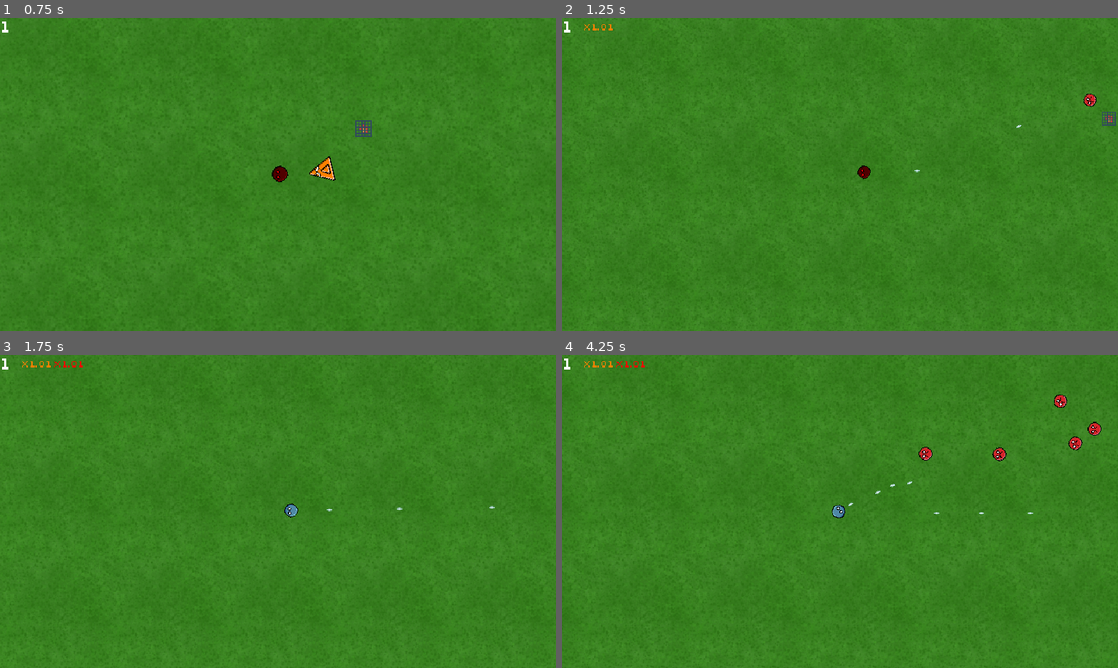
Above: before the commit, frames 1-4 (two rows, left to right).
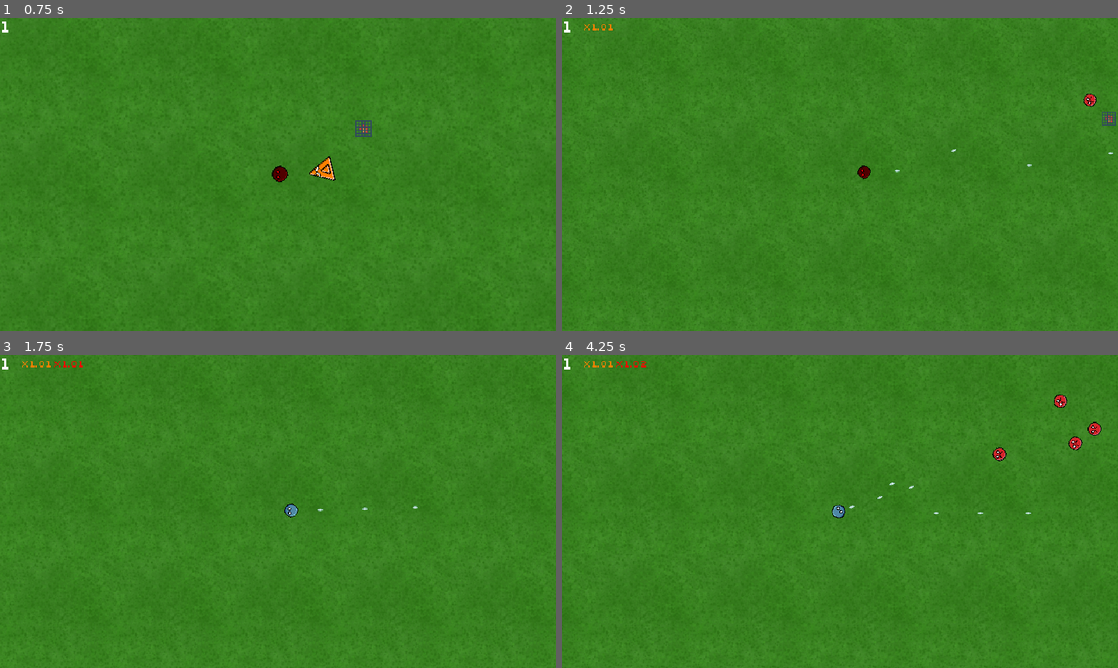
Above: after the commit, the same moments.

Repository: veprogames/top-down-incremental
Game: Godot game, scene res://level/level.tscn
Two runs of this game, one before a commit and one after it. Both use one fixed random seed, a clock stepped at 60 frames per second and the inputs below.
Inputs (mouse positions are in pixels of both pictures, inside the frame that each line leads up to):
- Up to frame 1 (0.75 s): move the mouse to (305, 174) at 0.52 s
- Up to frame 2 (1.25 s): no input
- Up to frame 3 (1.75 s): move the mouse to (250, 511) at 1.27 s
- Up to frame 4 (4.25 s): move the mouse to (851, 505) at 2.02 s; move the mouse to (834, 517) at 2.77 s; move the mouse to (878, 514) at 3.52 s

Frame 1 is identical in both runs. In frame 2, less than 0.1% of the frame differs, in the area x 59-100%, y 34-50%; in frame 3, less than 0.1%; in frame 4, 0.2%, in the area x 14-85%, y 2-51%.

Commit message:
player: homing bullets

Diff:
--- a/bullet/player/bullet_player.gd
+++ b/bullet/player/bullet_player.gd
@@ -1,10 +1,22 @@
 class_name BulletPlayer
 extends Bullet
 
+const HOMING: float = PI
+
 @export var damage: float = 1.0
+
+var target_enemy: Enemy
 
 
 func _process(delta: float) -> void:
 	super._process(delta)
 
 	animated_sprite.modulate.a = min(1.0, 2.0 * (1.0 - travelled))
+
+
+func _physics_process(delta: float) -> void:
+	super._physics_process(delta)
+
+	if is_instance_valid(target_enemy):
+		var target_rotation: float = (target_enemy.global_position - global_position).angle()
+		rotation = rotate_toward(rotation, target_rotation, HOMING * delta)
--- a/bullet/player/bullet_pod_player.gd
+++ b/bullet/player/bullet_pod_player.gd
@@ -11,5 +11,5 @@
 func create_bullet() -> BulletPlayer:
 	var bullet: BulletPlayer = super.create_bullet() as BulletPlayer
 	bullet.damage = player.player_damage.get_damage()
-	bullet.base_speed = player.velocity.length() + 100
+	bullet.base_speed = player.velocity.length() * 0.25 + 100
 	return bullet
--- a/player/player.gd
+++ b/player/player.gd
@@ -21,6 +21,8 @@
 var invincibility_timer: float = 0.0
 
 var hp: int = 10
+
+var target_enemy: Enemy
 
 @export var player_damage: PlayerDamage
 
@@ -67,17 +69,25 @@
 	invincibility_timer = maxf(0.0, invincibility_timer - delta)
 
 
-func get_shoot_angle() -> float:
+func get_target_enemy() -> Enemy:
 	for i: int in shape_cast_2d.get_collision_count():
 		var enemy: Enemy = shape_cast_2d.get_collider(i) as Enemy
 		if enemy:
-			return (enemy.position - position).angle()
+			return enemy
+	return null
+
+
+func get_shoot_angle() -> float:
+	if is_instance_valid(target_enemy):
+		return (target_enemy.global_position - global_position).angle()
 	return 0.0
 
 
 func shoot() -> void:
+	target_enemy = get_target_enemy()
 	var bullet: BulletPlayer = bullet_pod_player.create_bullet()
 	bullet.rotation = get_shoot_angle()
+	bullet.target_enemy = target_enemy
 	owner.add_child(bullet)
 
 
